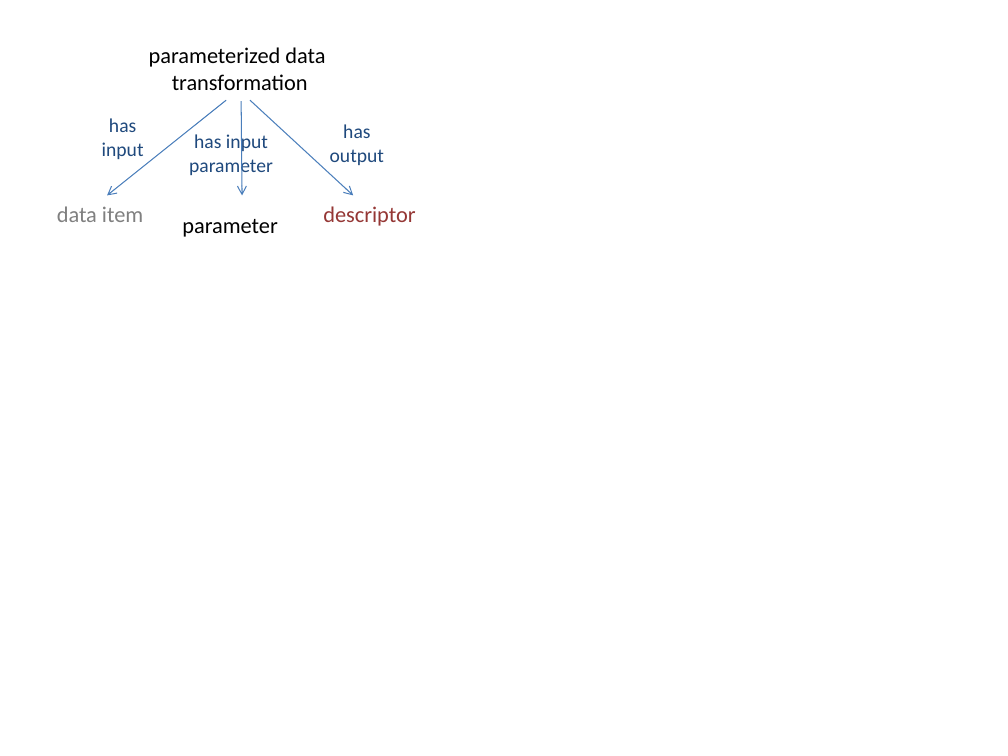
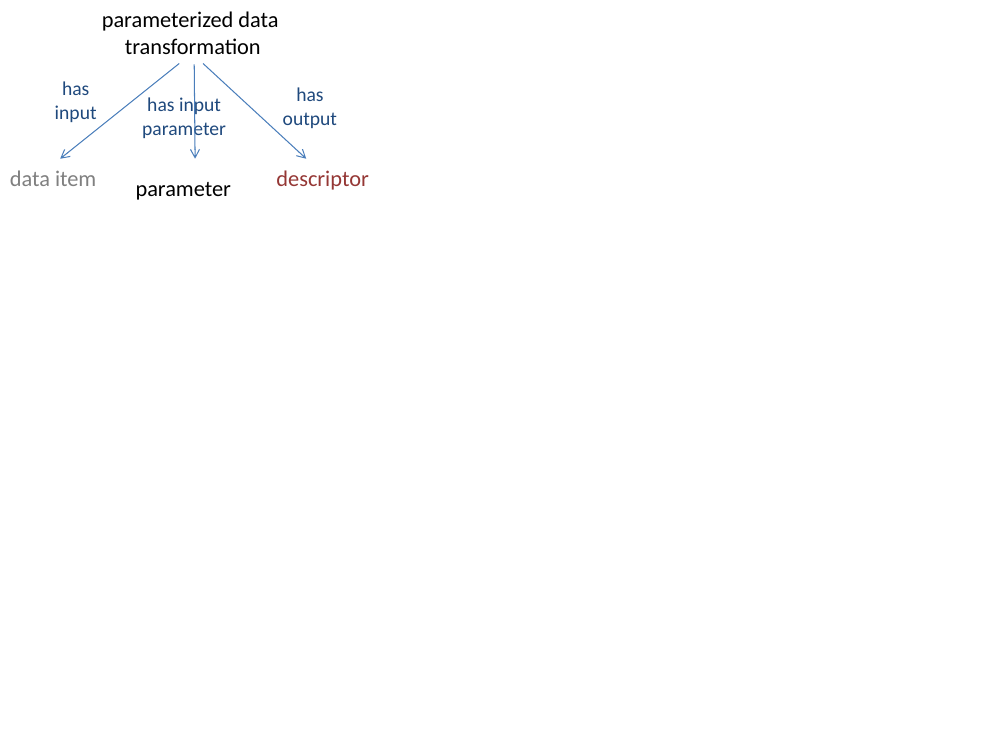
Before and after one commit to semanticchemistry/semanticchemistry, a slide deck: slide 3 of trunk/documentation/images/diagrams.pptx. Drawn at 1008x756 pixels with LibreOffice and Linux fonts; fonts in the diff are those of the drawing. Boxes give left, top, right and bottom in pixels: in the first picture for what was removed or moved away, otherwise in the second. Text is boxed around its words. In the diff, an @@ line names an element or a change of style, - is before the commit and + after.

```diff
--- a/trunk/documentation/images/diagrams.pptx
+++ b/trunk/documentation/images/diagrams.pptx
@@ text "has": place and size @@
-text "has" at [102, 118, 144, 159]
+text "has" at [55, 81, 97, 122]
@@ 3 texts, 3 arrows: place and size @@
-3 texts, 3 arrows at [107, 47, 353, 237]
+3 texts, 3 arrows at [60, 11, 306, 200]
@@ text "has": place and size @@
-text "has" at [330, 124, 384, 165]
+text "has" at [283, 87, 337, 128]
@@ text "data item": place and size @@
-text "data item" at [57, 206, 143, 222]
+text "data item" at [10, 170, 96, 186]
@@ text "descriptor": place and size @@
-text "descriptor" at [323, 206, 415, 226]
+text "descriptor" at [276, 170, 368, 190]
```
Also in this commit, not shown: 2 other slides changed.
